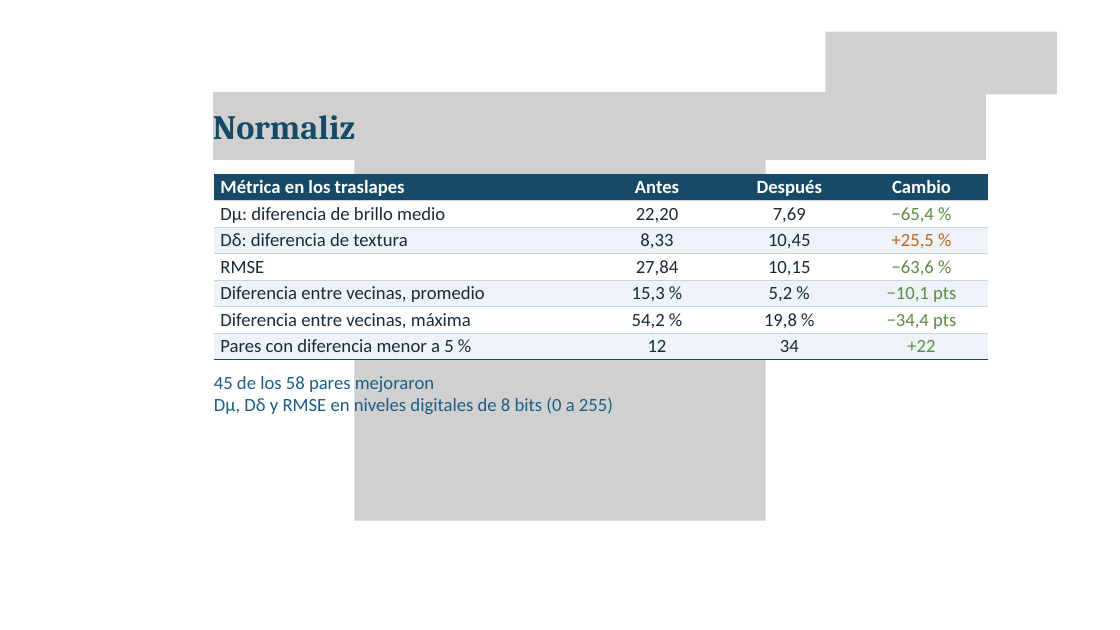
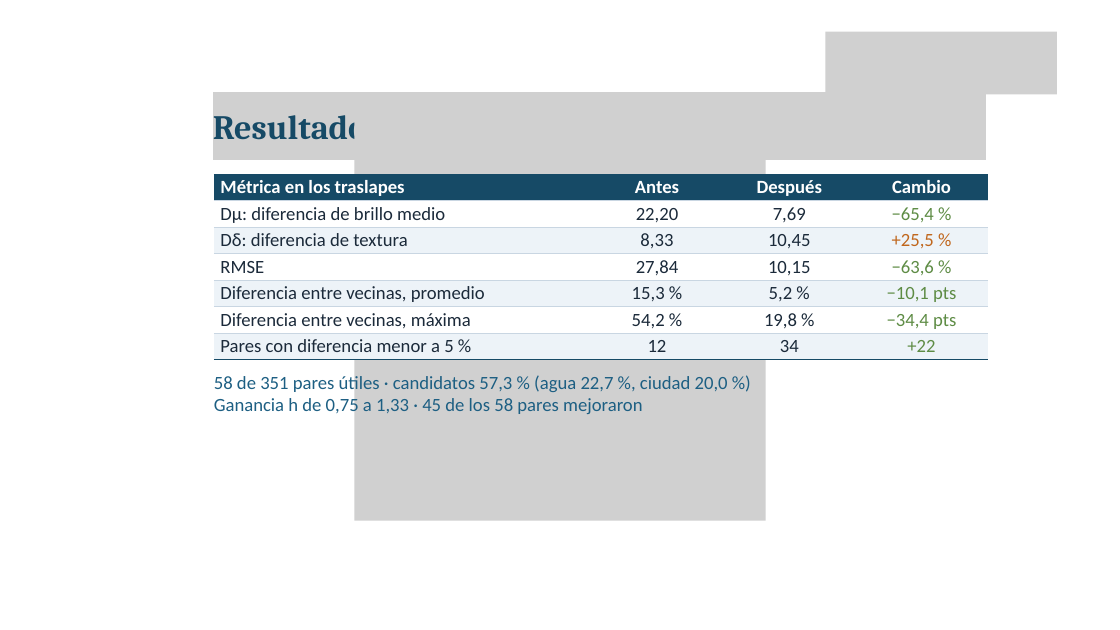
Before and after one commit to AlexandraUD/Ortomosaico, a slide deck: slide 14 of Ponencia_Ortomosaicos_SAR.pptx (slide 26 before the commit). Drawn at 1120x630 pixels with LibreOffice and Linux fonts; fonts in the diff are those of the drawing; grey boxes stand for pictures; background and template pictures are left out. Boxes give left, top, right and bottom in pixels: in the first picture for what was removed or moved away, otherwise in the second. Text is boxed around its words. In the diff, an @@ line names an element or a change of style, - is before the commit and + after.

Commit message:
Ponencia de 21 diapositivas con los nuevos resultados del proceso 2 y diagramas actualizados

```diff
--- a/Ponencia_Ortomosaicos_SAR.pptx
+++ b/Ponencia_Ortomosaicos_SAR.pptx
@@ text at <box>213,115,382,140</box>: text changed @@
-Normalización: antes y después
+Resultados del proceso 2
@@ text at <box>214,373,728,417</box>: text changed @@
-45 de los 58 pares mejoraron
-Dμ, Dδ y RMSE en niveles digitales de 8 bits (0 a 255)
+58 de 351 pares útiles · candidatos 57,3 % (agua 22,7 %, ciudad 20,0 %)
+Ganancia h de 0,75 a 1,33 · 45 de los 58 pares mejoraron
```
Also in this commit, not shown: 9 other slides changed, 1 slide added, 15 slides removed, 5 other files.
